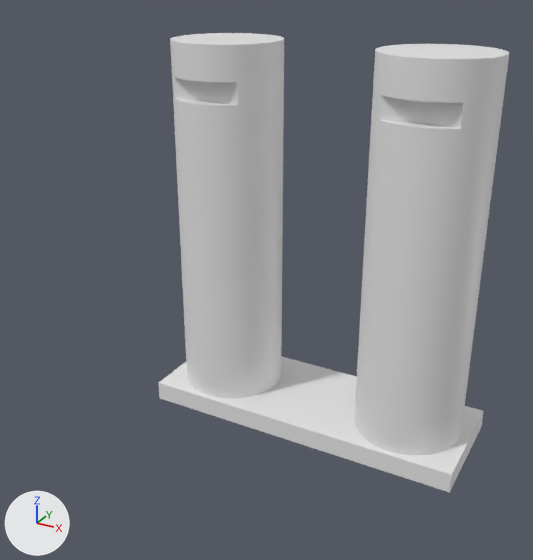
An edit to the Blender file universal-rack-mount/universal-rack-mount.blend, drawn before and after from the same camera.
The view is the same before and after, from a 50 mm lens placed at (9.5, -15.39, 10.77), pointed at (1.4, -0.65, 3.4). The lights are fixed; the arrows at lower left show +X, +Y and +Z.

The first picture shows 'Base', 'Connecting Pin (Outer)'.
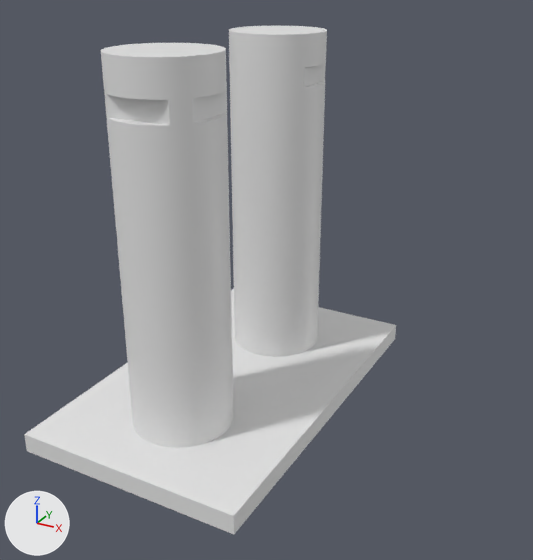
ob_clamp is not drawn itself; it is used by a modifier of ob_connecting_pin__outer.

Patch to the scene script:
```diff
--- a/universal-rack-mount/universal-rack-mount.blend.py
+++ b/universal-rack-mount/universal-rack-mount.blend.py
@@ me_cube_002 @@
 # used by ob_clamp; location = (-2.0, 0.0, 7.7); scale = (0.25, 1.0, 0.25)
-me_cube_002.from_pydata(...)  # 28 vertices, 26 faces; spans x 0.0..31.6, y -1.5..1.5, z 0.0..2.0
+me_cube_002.from_pydata(...)  # 28 vertices, 26 faces; spans x -1.5..1.5, y 0.0..7.9, z 0.0..0.5
+# me_cube_002 part 1: 28 of 28 vertices moved; they spanned x 0.0..31.6, y -1.5..1.5, z 0.0..2.0 and now span x -1.5..1.5, y 0.0..7.9, z 0.0..0.5; mean shift (-10.1, 2.3, -0.8); largest move (31.6, 1.5, 2.0) -> (-1.5, 7.9, 0.5)
@@ me_cylinder @@
 me_cylinder.from_pydata(...)  # 256 vertices, 130 faces; spans x -1.33..1.33, y -1.33..1.33, z 0.0..9.0
+# me_cylinder part 2: the whole mesh is scaled about its middle by (0.962, 0.962, 1)
@@ me_cube @@
 me_cube.from_pydata(...)  # 8 vertices, 6 faces; spans x -1.0..1.0, y -1.0..1.0, z -2.0..0.0
 # used by ob_base; location = (2.54, 0.0, 0.0); scale = (4.09, 1.47, 0.25)
-me_cube.vertices[0].co = (-1.0, -1.0, -2.0)  # pixel (159, 398)
-me_cube.vertices[1].co = (-1.0, -1.0, 0.0)  # pixel (158, 382)
-me_cube.vertices[2].co = (-1.0, 1.0, -2.0)
-me_cube.vertices[3].co = (-1.0, 1.0, 0.0)
-me_cube.vertices[4].co = (1.0, -1.0, -2.0)  # pixel (449, 492)
-me_cube.vertices[5].co = (1.0, -1.0, 0.0)  # pixel (451, 474)
-me_cube.vertices[6].co = (1.0, 1.0, -2.0)  # pixel (481, 427)
-me_cube.vertices[7].co = (1.0, 1.0, 0.0)  # pixel (483, 410)
+# me_cube part 3
+me_cube.vertices[0].co = (3.0, -6.0, -12.0)
+me_cube.vertices[1].co = (3.0, -6.0, 0.0)
+me_cube.vertices[2].co = (-3.0, -6.0, -12.0)
+me_cube.vertices[3].co = (-3.0, -6.0, 0.0)
+me_cube.vertices[4].co = (3.0, 6.0, -12.0)
+me_cube.vertices[5].co = (3.0, 6.0, 0.0)
+me_cube.vertices[6].co = (-3.0, 6.0, -12.0)
+me_cube.vertices[7].co = (-3.0, 6.0, 0.0)
@@ ob_clamp @@
 ob_clamp = bpy.data.objects.new('Clamp', me_cube_002)
-ob_clamp.location = (-2.0, 0.0, 7.7)
-ob_clamp.scale = (0.25, 1.0, 0.25)
+ob_clamp.location = (0.0, -4.0, 7.7)
 ob_clamp.hide_render = True
@@ ob_connecting_pin__outer @@
 ob_connecting_pin__outer = bpy.data.objects.new('Connecting Pin (Outer)', me_cylinder)
-ob_connecting_pin__outer.location = (0.0, 0.0, 0.0)
+ob_connecting_pin__outer.location = (0.0, -2.5, 0.0)
 _m = ob_connecting_pin__outer.modifiers.new('Boolean', 'BOOLEAN')
 _m.object = ob_connecting_pin__inner
-_m = ob_connecting_pin__outer.modifiers.new('Array', 'ARRAY')
-_m.use_constant_offset = True
-_m.constant_offset_displace = (5.08, 0.0, 0.0)
-_m.use_relative_offset = False
 _m = ob_connecting_pin__outer.modifiers.new('Boolean.001', 'BOOLEAN')
 _m.object = ob_clamp
+_m = ob_connecting_pin__outer.modifiers.new('Mirror', 'MIRROR')
+_m.use_axis = (False, True, False)
+_m.mirror_object = ob_center
@@ ob_base @@
 ob_base = bpy.data.objects.new('Base', me_cube)
-ob_base.location = (2.54, 0.0, 0.0)
-ob_base.scale = (4.09, 1.47, 0.25)
+ob_base.location = (0.0, 0.0, 0.0)
+_m = ob_base.modifiers.new('Bevel', 'BEVEL')
+_m.width = 5.0
+_m.width_pct = 5.0
+_m.segments = 64
+_m.limit_method = 'WEIGHT'
+_m = ob_base.modifiers.new('Boolean', 'BOOLEAN')
+_m.object = ob_roller__outer
+_m = ob_base.modifiers.new('Boolean.001', 'BOOLEAN')
+_m.object = ob_rod
+_m = ob_base.modifiers.new('Boolean.002', 'BOOLEAN')
+_m.object = ob_cube
+_m.operation = 'INTERSECT'
@@ ob_rod @@
+ob_rod = bpy.data.objects.new('Rod', me_cylinder_007)  # a 128-sided cylinder along x spanning x -50.0..50.0, y -2.0..2.0, z -2.0..2.0
+ob_rod.location = (0.0, 0.0, -6.0)
@@ ob_cube @@
+ob_cube = bpy.data.objects.new('Cube', me_cube.copy())  # the mesh of ob_base
+ob_cube.location = (0.0, 0.0, 0.0)
+ob_cube.scale = (5.0, 5.0, 0.25)
@@ ob_roller__outer @@
+ob_roller__outer = bpy.data.objects.new('Roller (Outer)', me_cylinder_004)  # a 128-sided cylinder along x spanning x -20.0..0.0, y -5.0..5.0, z -5.0..5.0; modifiers BOOLEAN, BOOLEAN, MIRROR
+ob_roller__outer.location = (-1.0, 0.0, -6.0)
@@ ob_center @@
+ob_center = bpy.data.objects.new('Center', me_cube_003)  # a box spanning x -1.0..1.0, y -1.0..1.0, z -1.0..1.0
+ob_center.location = (0.0, 0.0, 0.0)
@@ ob_roller__inner @@
+ob_roller__inner = bpy.data.objects.new('Roller (Inner)', me_cylinder_005)  # a 128-sided cylinder along x spanning x -1.5..0.0, y -4.5..4.5, z -4.5..4.5
+ob_roller__inner.location = (-0.99, 0.0, -6.0)
```

Changed parts and their boxes [x1, y1, x2, y2] in the pictures (533 x 560 px; the box of a moved part takes in the faces that stretch with it):
'Connecting Pin (Outer)', reshaped, moved, rescaled, modifiers changed (33% narrower)
    before: [170, 33, 509, 456]
    after: [101, 26, 327, 448]
'Base', reshaped, moved, modifiers changed, rescaled
    before: [158, 356, 484, 493]
    after: [24, 289, 396, 534]
part 1 of me_cube_002, moved or reshaped
    before: [174, 77, 463, 129]
    after: [105, 63, 326, 125]
